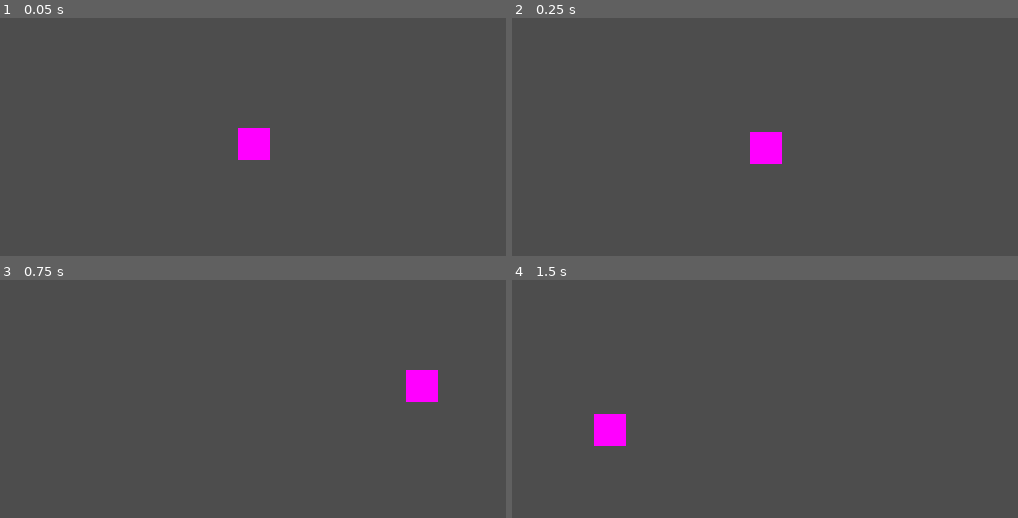
Above: before the commit, frames 1-4 (two rows, left to right).
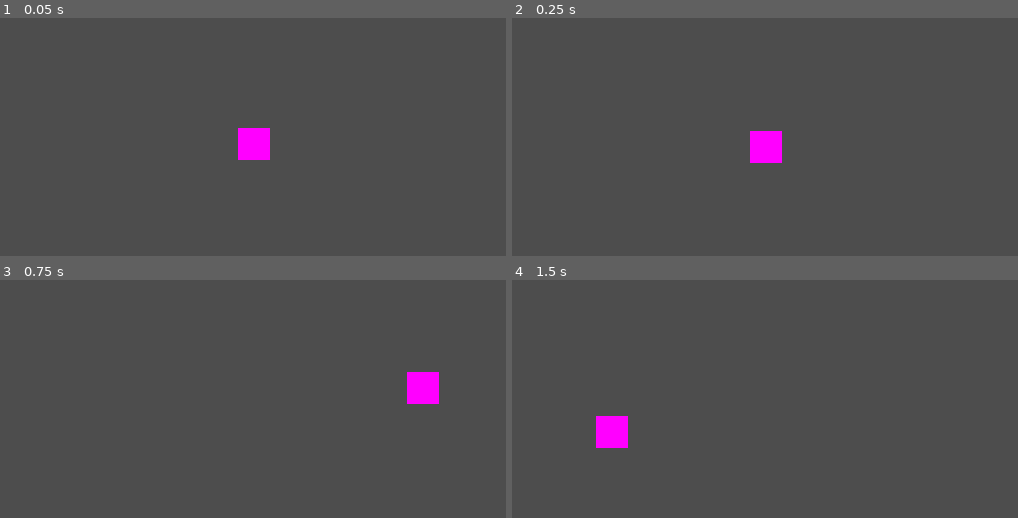
Above: after the commit, the same moments.

Repository: nndda/Paws-n-Plates
Game: Godot game, scene res://Scenes/Main.tscn
The game is run twice, just before and just after one commit, with the same random seed, the same clock (stepped at 60 frames per second) and the same inputs. Before the commit the project has no main scene; this scene is started directly in both runs.
Inputs (mouse positions are in pixels of both pictures, inside the frame that each line leads up to):
- Up to frame 1 (0.05 s): no input
- Up to frame 2 (0.25 s): no input
- Up to frame 3 (0.75 s): move the mouse to (425, 389) at 0.52 s
- Up to frame 4 (1.5 s): tap Enter at 1.25 s; move the mouse to (613, 432) at 1.27 s

Frame 1 is identical in both runs. In frame 2, less than 0.1% of the frame differs, in the area x 47-54%, y 47-62%; in frame 3, 0.2%; in frame 4, 0.2%, in the area x 16-23%, y 56-71%.

Commit message:
Flesh out project settings

Diff:
--- a/project.godot
+++ b/project.godot
@@ -10,9 +10,13 @@
 
 [application]
 
-config/name="Paws in Plates"
+config/name="Paws & Plates"
+run/main_scene="res://Scenes/Main.tscn"
 config/features=PackedStringArray("4.3", "GL Compatibility")
-config/icon="res://icon.svg"
+boot_splash/bg_color=Color(0, 0, 0, 1)
+boot_splash/show_image=false
+config/icon="res://icon.png"
+
 [autoload]
 
 Global="*res://Scenes/Global.tscn"
@@ -23,10 +27,15 @@
 window/size/viewport_height=108
 window/size/window_width_override=864
 window/size/window_height_override=486
-window/stretch/mode="viewport"
+window/stretch/mode="canvas_items"
+
+[editor]
+
+naming/scene_name_casing=0
 
 [gui]
 
+fonts/dynamic_fonts/use_oversampling=false
 theme/custom_font="res://Assets/Fonts/monogram.ttf"
 theme/default_font_antialiasing=0
 
@@ -40,3 +49,4 @@
 textures/canvas_textures/default_texture_filter=0
 renderer/rendering_method="gl_compatibility"
 renderer/rendering_method.mobile="gl_compatibility"
+textures/vram_compression/import_etc2_astc=true
